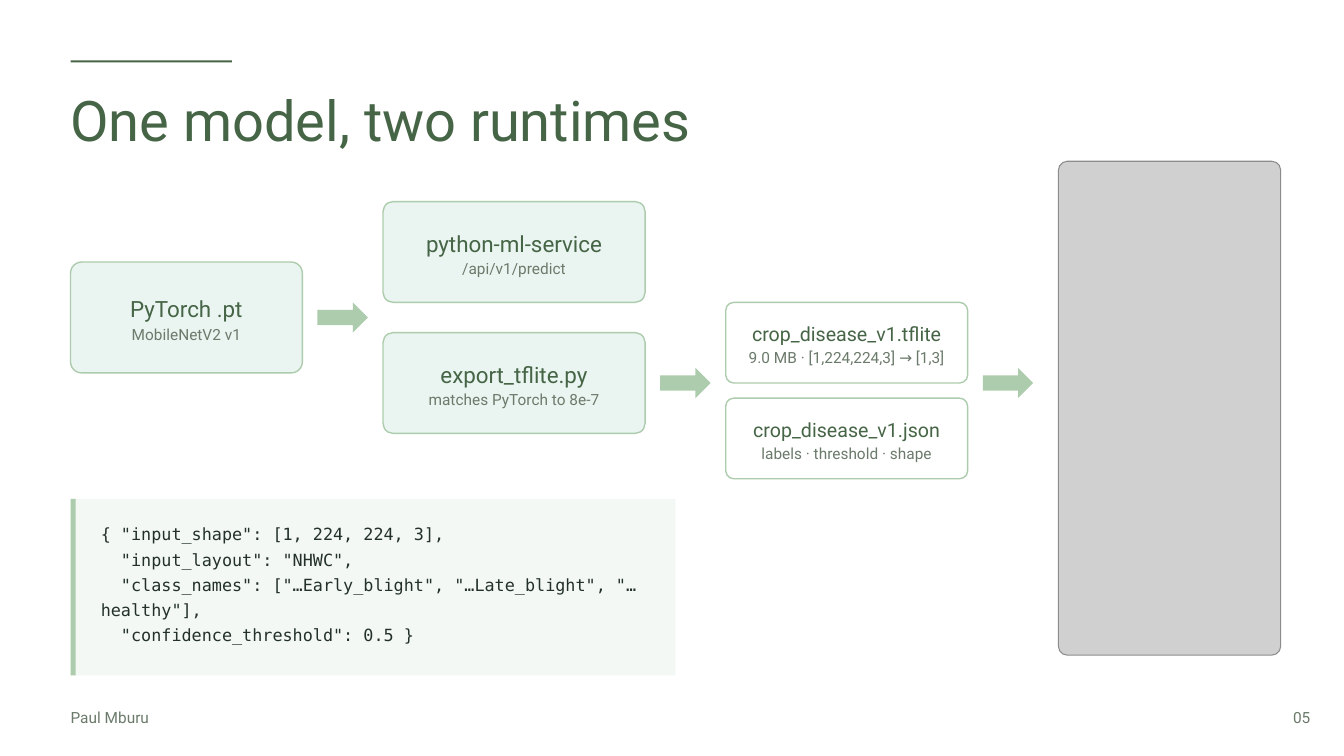
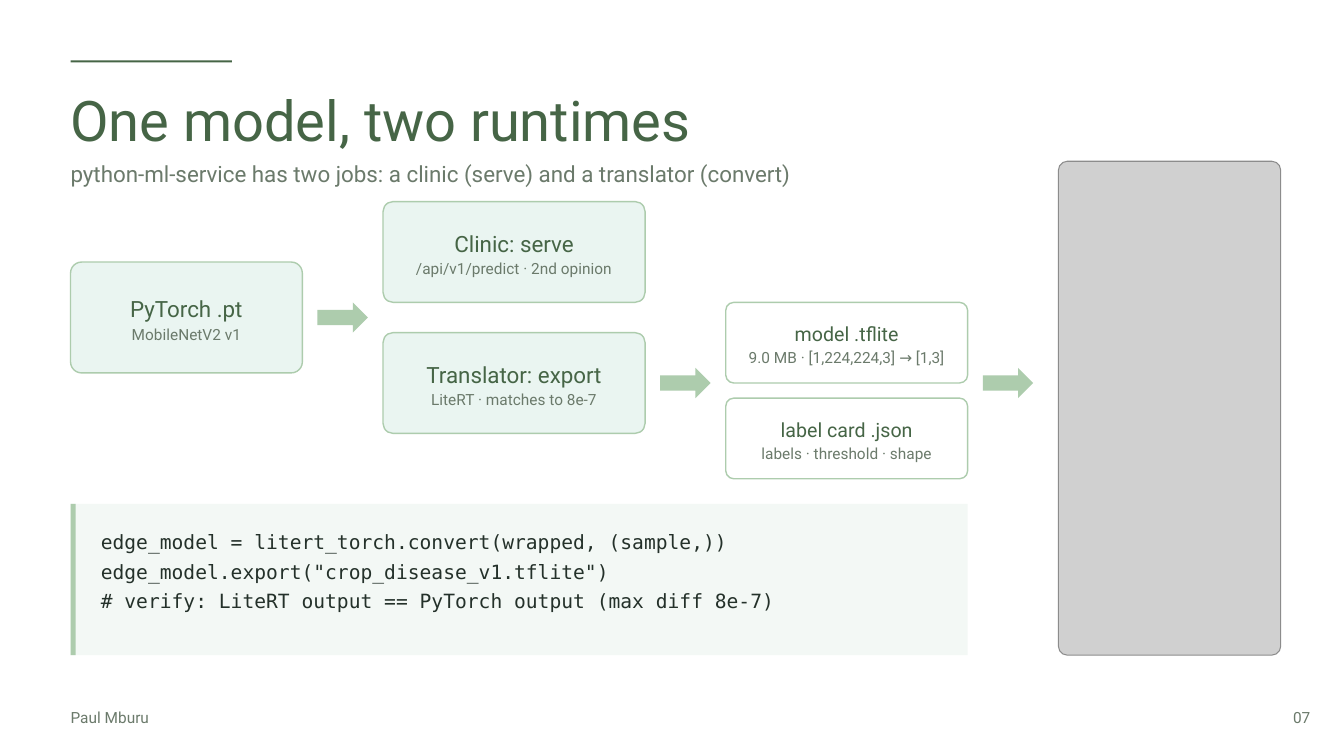
Before and after one commit to Paulmburu/ai-crop-disease-platform, a slide deck: slide 7 of docs/presentation/LeafCheck_FlutterconKE.pptx (slide 5 before the commit). Drawn at 1344x756 pixels with LibreOffice and Linux fonts; fonts in the diff are those of the drawing; grey boxes stand for pictures. Boxes give left, top, right and bottom in pixels: in the first picture for what was removed or moved away, otherwise in the second. Text is boxed around its words. In the diff, an @@ line names an element or a change of style, - is before the commit and + after.

```diff
--- a/docs/presentation/LeafCheck_FlutterconKE.pptx
+++ b/docs/presentation/LeafCheck_FlutterconKE.pptx
@@ text added at (71, 164, 790, 187), 16 pt, text #6B7A6B @@
+python-ml-service has two jobs: a clinic (serve) and a translator (convert)
@@ text at (416, 235, 612, 277): text changed; size 16 to 11 pt; text colour #466546 to #6B7A6B @@
-python-ml-service
-/api/v1/predict
+Clinic: serve
+/api/v1/predict · 2nd opinion
@@ text at (795, 326, 898, 341): text changed @@
-crop_disease_v1.tflite
+model .tflite
@@ text at (426, 366, 602, 405): text changed @@
-export_tflite.py
-matches PyTorch to 8e-7
+Translator: export
+LiteRT · matches to 8e-7
@@ text at (781, 422, 913, 441): text changed @@
-crop_disease_v1.json
+label card .json
@@ rectangle: place and size @@
-rectangle at (71, 499, 76, 676)
+rectangle at (71, 504, 76, 655)
@@ rectangle: place and size @@
-rectangle at (71, 499, 676, 676)
+rectangle at (71, 504, 968, 655)
@@ text removed at (101, 527, 606, 645) @@
-{ "input_shape": [1, 224, 224, 3],
-"input_layout": "NHWC",
-"class_names": ["…Early_blight", "…Late_blight", "…healthy"],
-"confidence_threshold": 0.5 }
@@ text added at (101, 534, 774, 612), 14 pt, text #24312A @@
+edge_model = litert_torch.convert(wrapped, (sample,))
+edge_model.export("crop_disease_v1.tflite")
+# verify: LiteRT output == PyTorch output (max diff 8e-7)
@@ text at (1293, 712, 1310, 723): text changed @@
-05
+07
```
Also in this commit, not shown: 17 other slides changed, 30 slides added, 7 slides removed, 12 other files.
